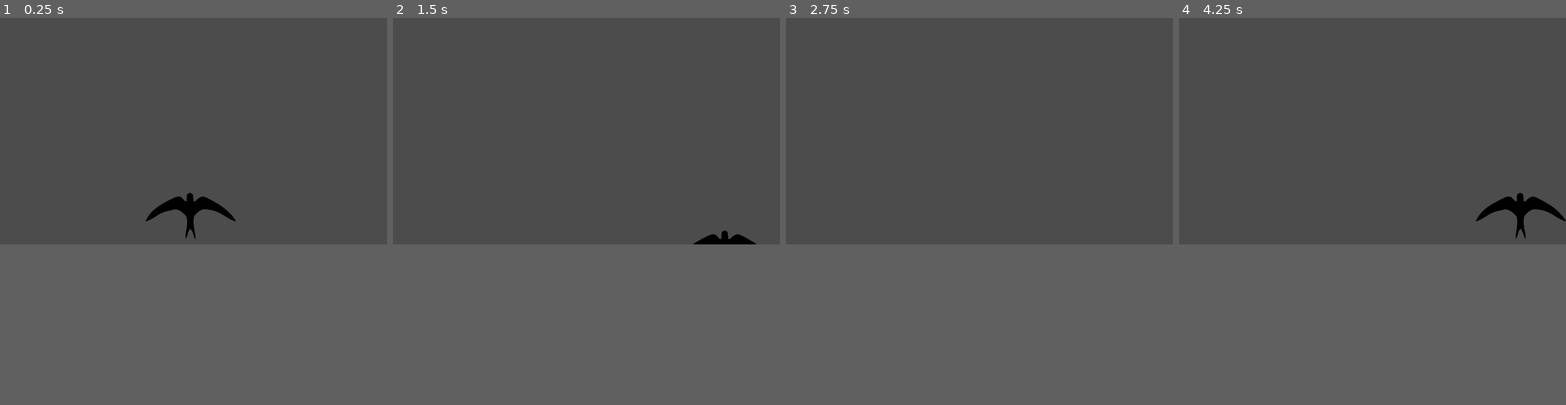
Above: before the commit, frames 1-4 (left to right).
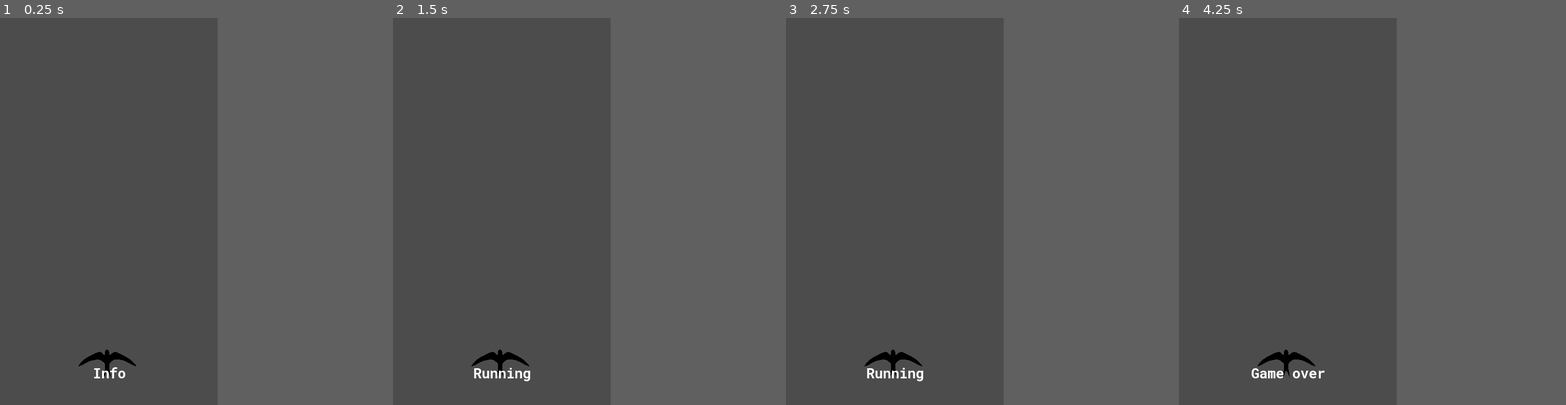
Above: after the commit, the same moments.

Repository: TeamQuest/poogeon
Game: Godot game, scene res://main/main_scene.tscn
The game is run twice, just before and just after one commit, with the same random seed, the same clock (stepped at 60 frames per second) and the same inputs. Before the commit the project starts from res://World.tscn.
Inputs:
- Up to frame 1 (0.25 s): no input
- Up to frame 2 (1.5 s): tap Enter (ui_accept) at 0.5, 1.35 s; hold Right (ui_right) 0.53-1.28 s; hold Enter (ui_accept) 0.53-1.28 s; hold Down (ui_down) from 1.28 s (still down)
- Up to frame 3 (2.75 s): tap Enter (ui_accept) at 1.52, 1.82, 2 s; release Down (ui_down) at 2.03 s; hold Right (ui_right) from 2.03 s (still down); hold Enter (ui_accept) from 2.03 s (still down)
- Up to frame 4 (4.25 s): release Right (ui_right) at 2.78 s; release Enter (ui_accept) at 2.78 s; hold Up (ui_up) 2.78-3.53 s; tap Enter (ui_accept) at 2.85, 3.02, 3.32, 3.5 s; hold Left (ui_left) from 3.53 s (still down); hold Enter (ui_accept) from 3.53 s (still down); tap Escape (ui_cancel) at 4.15 s
The window is 800x468 before the commit and 450x800 after it. Grey fills any space a smaller window leaves; there, only what the larger window draws over its background counts as a difference.

The runs differ from the first frame. In frame 1, 1.1% of the frame differs, in the area x 20-61%, y 45-94%; in frame 2, 0.8%; in frame 3, 0.5%; in frame 4, 1.2%, in the area x 18-100%, y 45-94%.
Error after the commit: Parse Error: The method "get_pos" isn't declared in the current class. (res://pigeon/pigeon.gd:33)

Commit message:
Add acc movement

Diff:
--- a/World.tscn
+++ /dev/null
@@ -1,22 +0,0 @@
-[gd_scene load_steps=4 format=2]
-
-[ext_resource path="res://src/pigeon.gd" type="Script" id=1]
-[ext_resource path="res://sprites/player/pigeon.png" type="Texture" id=2]
-
-[sub_resource type="CapsuleShape2D" id=1]
-radius = 23.4396
-height = 59.1044
-
-[node name="World" type="Node2D"]
-
-[node name="KinematicBody2D" type="KinematicBody2D" parent="."]
-script = ExtResource( 1 )
-
-[node name="Sprite" type="Sprite" parent="KinematicBody2D"]
-position = Vector2( 507.488, 516.214 )
-scale = Vector2( 0.166276, 0.166276 )
-texture = ExtResource( 2 )
-
-[node name="CollisionShape2D" type="CollisionShape2D" parent="KinematicBody2D"]
-position = Vector2( 533.21, 547.954 )
-shape = SubResource( 1 )
--- /dev/null
+++ b/main/main_scene.gd
@@ -0,0 +1,16 @@
+extends Node2D
+
+var game_running = false
+
+func _ready():
+	set_process(true)
+
+func _process(delta):
+	if game_running == false:
+		if Input.is_action_pressed("ui_accept"):
+			game_running = true
+			get_node("label_info").set_text("Running")
+	else:
+		if Input.is_action_pressed("ui_cancel"):
+			game_running = false
+			get_node("label_info").set_text("Game over")
--- /dev/null
+++ b/main/main_scene.tscn
@@ -0,0 +1,41 @@
+[gd_scene load_steps=7 format=2]
+
+[ext_resource path="res://main/main_scene.gd" type="Script" id=1]
+[ext_resource path="res://pigeon/pigeon.gd" type="Script" id=2]
+[ext_resource path="res://source/sprites/player/pigeon.png" type="Texture" id=3]
+[ext_resource path="res://source/fonts/RobotoMono-Bold.ttf" type="DynamicFontData" id=4]
+
+[sub_resource type="CapsuleShape2D" id=1]
+radius = 13.0173
+height = 0.629232
+
+[sub_resource type="DynamicFont" id=2]
+size = 71
+font_data = ExtResource( 4 )
+
+[node name="Root" type="Node2D"]
+script = ExtResource( 1 )
+
+[node name="KinematicBody2D" type="KinematicBody2D" parent="."]
+position = Vector2( 536.666, 1703.65 )
+scale = Vector2( 0.319999, 0.36 )
+script = ExtResource( 2 )
+
+[node name="Sprite" type="Sprite" parent="KinematicBody2D"]
+scale = Vector2( 0.626995, 0.501744 )
+texture = ExtResource( 3 )
+
+[node name="CollisionShape2D" type="CollisionShape2D" parent="KinematicBody2D"]
+scale = Vector2( -32.2092, -10.0913 )
+shape = SubResource( 1 )
+
+[node name="label_info" type="Label" parent="."]
+margin_left = 27.8951
+margin_top = 1634.74
+margin_right = 1052.9
+margin_bottom = 1885.74
+rect_scale = Vector2( 1.00211, 1 )
+custom_fonts/font = SubResource( 2 )
+text = "Info"
+align = 1
+valign = 1
--- /dev/null
+++ b/pigeon/pigeon.gd
@@ -0,0 +1,37 @@
+extends KinematicBody2D
+
+var y_velo = 0
+const max_speed = 700
+const acc = 20
+var kin_speed = Vector2(0,0)
+var game_running = true
+
+func _ready():
+	set_process(true)
+#	get_node(".").move(Vector2(540, 1450))
+
+# Called every frame. 'delta' is the elapsed time since the previous frame.
+func _process(delta):
+	if game_running:
+		if (Input.is_action_pressed("ui_left")):
+			if kin_speed.x > -max_speed:
+				kin_speed = kin_speed+ Vector2(-acc,0)
+		elif (Input.is_action_pressed("ui_right")):
+			if kin_speed.x < max_speed:
+				kin_speed = kin_speed+ Vector2(acc,0)
+		elif (Input.is_action_pressed("ui_up")):
+			if kin_speed.y > -max_speed:
+				kin_speed = kin_speed+ Vector2(0,-acc)
+		elif (Input.is_action_pressed("ui_down")):
+			if kin_speed.y < max_speed:
+				kin_speed = kin_speed+ Vector2(0,acc)
+		else:
+			kin_speed.x = lerp(kin_speed.x, 0 , .03)
+			kin_speed.y = lerp(kin_speed.y, 0 , .03)
+		move_and_slide(kin_speed, Vector2(0,-1))
+
+		if(get_pos().x < shipPadX):
+			kin_speed.x = 0
+
+	else:
+		pass
--- a/project.godot
+++ b/project.godot
@@ -16,7 +16,14 @@
 [application]
 
 config/name="poogeon"
-run/main_scene="res://World.tscn"
+run/main_scene="res://main/main_scene.tscn"
+
+[display]
+
+window/size/width=1080
+window/size/height=1920
+window/stretch/mode="2d"
+window/stretch/aspect="keep"
 
 [rendering]
 
--- a/src/pigeon.gd
+++ /dev/null
@@ -1,24 +0,0 @@
-extends KinematicBody2D
-
-var y_velo = 0
-const MOVE_SPEED = 500
-
-# Called when the node enters the scene tree for the first time.
-func _ready():
-	pass # Replace with function body.
-
-# Called every frame. 'delta' is the elapsed time since the previous frame.
-func _process(delta):
-	var move_dir = Vector2(0.0, 0.0)
-	if Input.is_action_pressed("ui_right"):
-		move_dir.x += 1.0
-	if Input.is_action_pressed("ui_left"):
-		move_dir.x -= 1.0
-
-	if Input.is_action_pressed("ui_up"):
-		move_dir.y -= 1.0
-	if Input.is_action_pressed("ui_down"):
-		move_dir.y += 1.0
-
-
-	move_and_slide(Vector2(move_dir.x * MOVE_SPEED, move_dir.y * MOVE_SPEED), Vector2(0, -1))
Binary file added: source/fonts/RobotoMono-Bold.ttf
Binary file added: source/fonts/vgafixe.fon
Renamed: sprites/player/pigeon.png -> source/sprites/player/pigeon.png
Not shown, changed: source/sprites/player/pigeon.png.import
